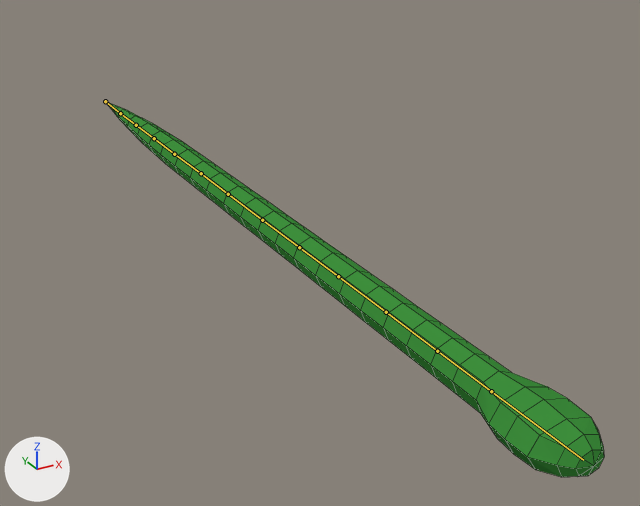
Renders of the Blender file Assets/Models/snake.blend from each side of a commit.
Before and after are seen from a 50 mm camera at (-3.79, -1.4, 3.54) aimed at (0.61, 6.6, -0.47). Lighting does not change. The marker at lower left points along +X, +Y and +Z. The bones that bend it are drawn over the model as lines. Mesh edges are drawn as thin lines.
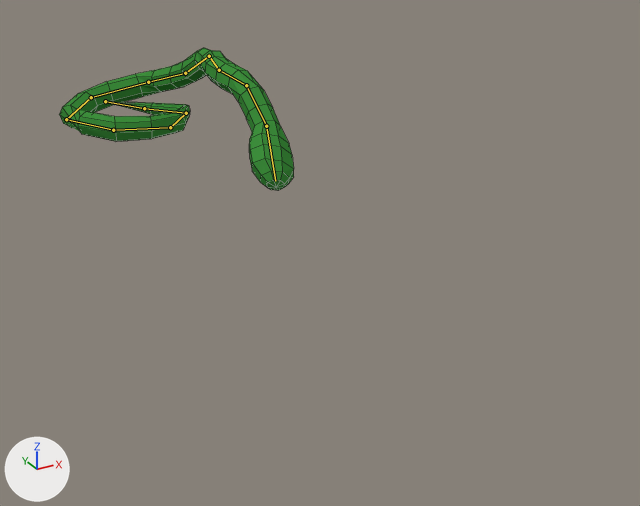
The newer file adds an action. The first version stands in its rest pose; the second is drawn at frame 30 of the action 'Snake_Work'.

What the commit changed:
Bone 'Bone' (bone_bone) turns from (0, 0, 0) to (0, -1, -32) degrees about its own x, y and z.
Bone 'Bone.001' (bone_bone_001) turns from (0, 0, 0) to (0, 0, 8) degrees about its own x, y and z.
Bone 'Bone.002' (bone_bone_002) turns from (0, 0, 0) to (0, -2, -77) degrees about its own x, y and z.
Bone 'Bone.003' (bone_bone_003) turns from (0, 0, 0) to (0, 0, -67) degrees about its own x, y and z.
Bone 'Bone.004' (bone_bone_004) turns from (0, 0, 0) to (0, 0, -46) degrees about its own x, y and z.
Bone 'Bone.005' (bone_bone_005) turns from (0, 0, 0) to (128, 79, 57) degrees about its own x, y and z.
Bone 'Bone.006' (bone_bone_006) turns from (0, 0, 0) to (55, -3, 19) degrees about its own x, y and z.
Bone 'Bone.007' (bone_bone_007) turns from (0, 0, 0) to (40, 9, 48) degrees about its own x, y and z.
Bone 'Bone.008' (bone_bone_008) turns from (0, 0, 0) to (-6, 10, 15) degrees about its own x, y and z.
Bone 'Bone.009' (bone_bone_009) turns from (0, 0, 0) to (31, 9, 28) degrees about its own x, y and z.
Bone 'Bone.010' (bone_bone_010) turns from (0, 0, 0) to (7, -2, -17) degrees about its own x, y and z.
Bone 'Bone.011' (bone_bone_011) turns from (0, 0, 0) to (38, -27, -10) degrees about its own x, y and z.
Bone 'Bone.012' (bone_bone_012) turns from (0, 0, 0) to (0, 0, 20) degrees about its own x, y and z.

Boxes (x1, y1, x2, y2) around the edits, measured in the pictures (640 x 506 px):
'Cylinder', posed (53% narrower, 62% shorter)
    before: (105, 101, 604, 477)
    after: (59, 48, 294, 190)
bone 'Bone', root to tip
    before: (105, 101) to (120, 113)
    after: (105, 101) to (144, 108)
bone 'Bone.001', root to tip
    before: (120, 113) to (136, 125)
    after: (144, 108) to (186, 113)
bone 'Bone.002', root to tip
    before: (136, 125) to (154, 138)
    after: (186, 113) to (170, 127)
bone 'Bone.003', root to tip
    before: (154, 138) to (174, 154)
    after: (170, 127) to (113, 130)
bone 'Bone.004', root to tip
    before: (174, 154) to (201, 173)
    after: (113, 130) to (66, 119)
bone 'Bone.005', root to tip
    before: (201, 173) to (228, 194)
    after: (66, 119) to (91, 97)
bone 'Bone.006', root to tip
    before: (228, 194) to (262, 220)
    after: (91, 97) to (148, 82)
bone 'Bone.007', root to tip
    before: (262, 220) to (299, 247)
    after: (148, 82) to (185, 73)
bone 'Bone.008', root to tip
    before: (299, 247) to (338, 276)
    after: (185, 73) to (209, 56)
bone 'Bone.009', root to tip
    before: (338, 276) to (386, 312)
    after: (209, 56) to (219, 70)
bone 'Bone.010', root to tip
    before: (386, 312) to (437, 351)
    after: (219, 70) to (246, 85)
bone 'Bone.011', root to tip
    before: (437, 351) to (491, 391)
    after: (246, 85) to (266, 126)
bone 'Bone.012', root to tip
    before: (491, 391) to (583, 460)
    after: (266, 126) to (275, 181)
